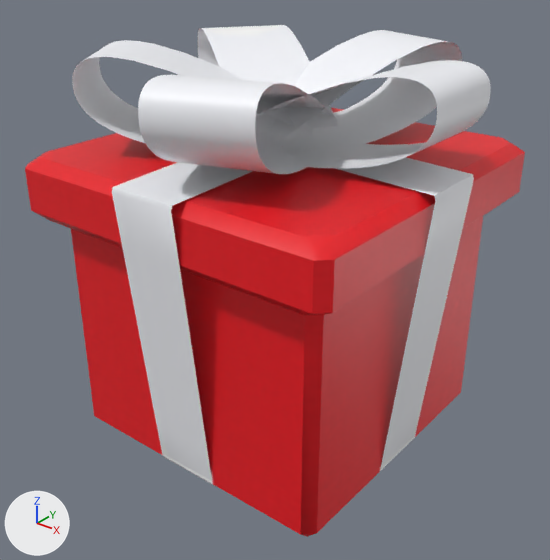
Before and after pictures for a commit that changed the glTF model violetPresent.gltf.
Camera for both pictures: a 50 mm lens placed at (1.588, -2.025, 2.359), pointed at (0.011, -0.055, 1.137). Arrows for +X, +Y and +Z are at lower left; the lights stay in place. Where no turn or scale is listed for an object, it has been applied to the vertices.

In view in the first picture: 'Polygon_Reduction'.
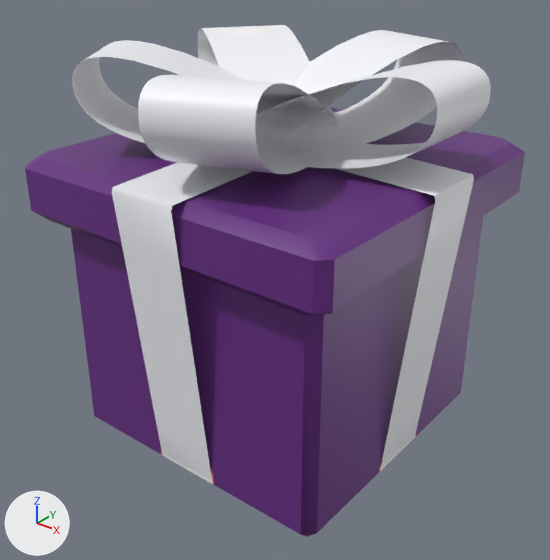
Where the change shows, as pixel boxes (x1, y1, x2, y2) in the pictures (550 x 560 px):
'Polygon_Reduction', surface changed (red to purple): (25, 40, 525, 537) in both

Patch to the scene script:
```diff
--- a/violetPresent.gltf.py
+++ b/violetPresent.gltf.py
@@ img_prezent_box_color_violet @@
+img_prezent_box_color_violet = load_image('prezent_box_color_violet', '_unpacked/prezent_box_color_violet', 1024, 1024, 'sRGB')
@@ mat_prezent_box @@
 n2 = _N.new('ShaderNodeTexImage'); n2.name = 'Image Texture'
-n2.image = img_prezent_box_color
-n3 = _N.new('ShaderNodeMapping'); n3.name = 'Mapping'
-n3.inputs[1].default_value = (0.0, 1.0, 0.0)  # 'Location'
-n4 = _N.new('ShaderNodeUVMap'); n4.name = 'UV Map'
-n4.uv_map = 'UVMap'
+n2.image = img_prezent_box_color_violet
 _L.new(n0.outputs[0], n1.inputs[0])  # 'BSDF' to 'Surface'
 _L.new(n2.outputs[0], n0.inputs[0])  # 'Color' to 'Base Color'
-_L.new(n3.outputs[0], n2.inputs[0])  # 'Vector' to 'Vector'
-_L.new(n4.outputs[0], n3.inputs[0])  # 'UV' to 'Vector'
```
